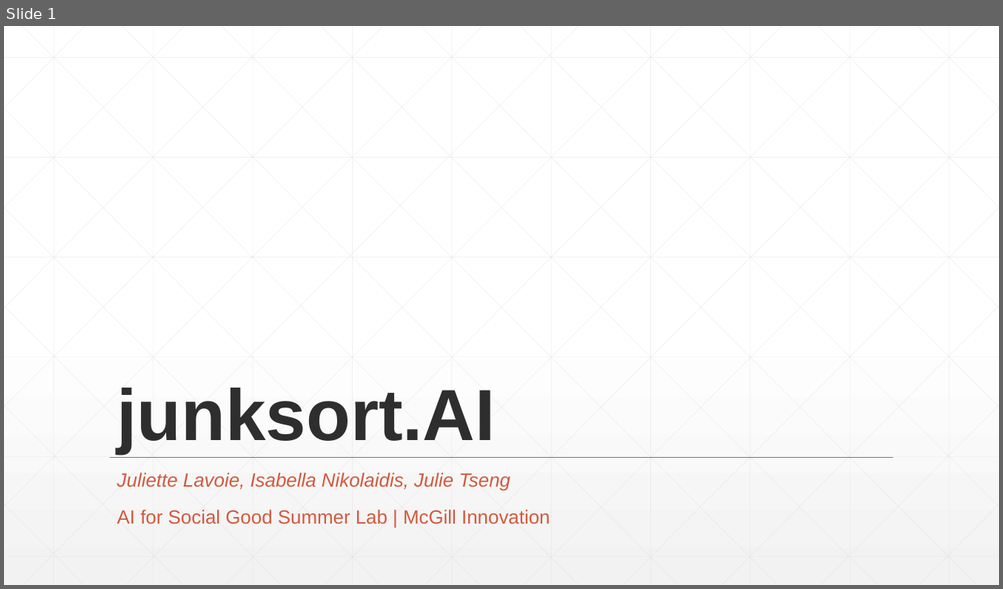
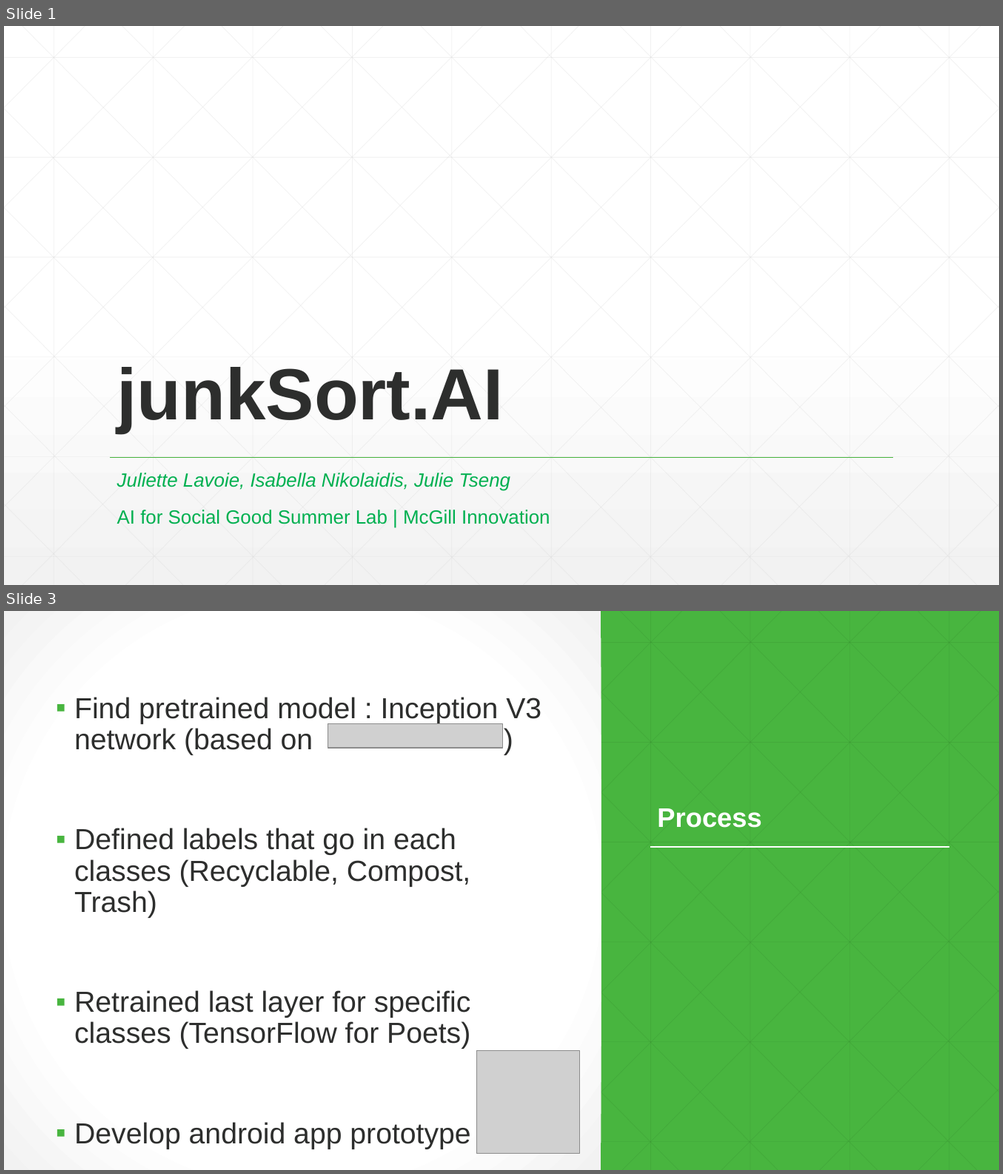
Before and after one commit to j-tseng/junkSort.AI, a slide deck: junksort-presentation.pptx. Shown one above the other, each under a label of ours: slide 1 before the commit, slides 1 and 3 after it; the slides between them are not shown. The pictures are 1003x589 and 1003x1174 pixels, drawn with LibreOffice and Linux fonts; fonts in the diff are those of the drawing; grey boxes stand for pictures. Boxes give left, top, right and bottom in pixels: in the first picture for what was removed or moved away, otherwise in the second. Text is boxed around its words. In the diff, an @@ line names an element or a change of style, - is before the commit and + after.

```diff
--- a/junksort-presentation.pptx
+++ b/junksort-presentation.pptx
@@ slide 3 added at <box>4,611,999,1170</box>, background #48B53F @@
@@ rectangle added at <box>4,611,601,1170</box>, fill gradient #FFFFFF to #F2F2F2 @@
@@ text added at <box>74,697,541,1150</box>, 28 pt, text #2D2E2D @@
+▪ Find pretrained model : Inception V3 network (based on )
+▪ Defined labels that go in each classes (Recyclable, Compost, Trash)
+▪ Retrained last layer for specific classes (TensorFlow for Poets)
+▪ Develop android app prototype
@@ picture added at <box>328,723,503,748</box> @@
@@ title added at <box>657,809,762,828</box>, 26 pt, text #FFFFFF, bold @@
+Process
@@ line added from (650, 848) to (949, 848), #FFFFFF 1.5 pt @@
@@ picture added at <box>476,1051,579,1154</box> @@
@@ group added at <box>4,611,999,1170</box>: 46 lines @@
@@ slide 1 changed as well @@
@@ title at <box>117,367,504,433</box>: text changed @@
-junksort.AI
+junkSort.AI
@@ subtitle "Juliette Lavoie, Isabella Nikolaidis, Julie ..." at <box>117,473,549,525</box>: text colour #D15A3E to #00B050 @@
@@ line (110, 458) - (893, 458): stroke #D15A3E 1 pt to #48B53F 1 pt @@
```
Also in this commit, not shown: 1 other slide changed, 2 other slides added, 7 slides removed.
